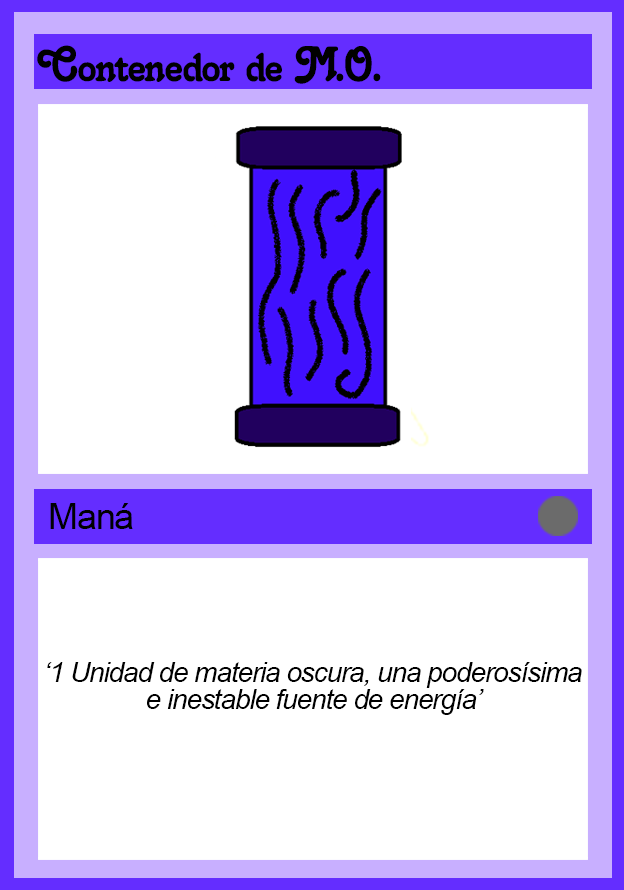
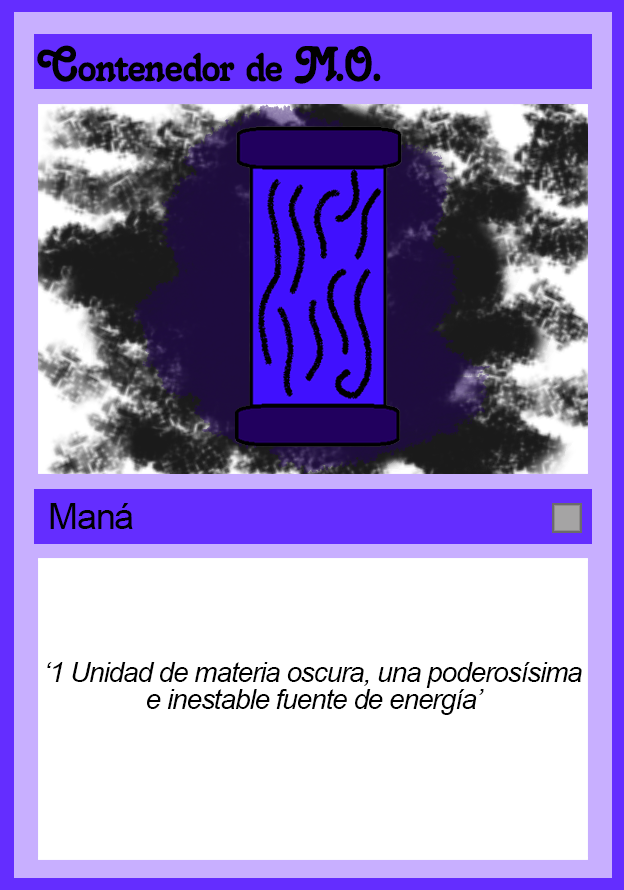
Two versions of the same layered image (w=624, h=890). Layer-by-layer changes:
moved "Rareza" above "Capa 1", painted on it over <box>538,496,582,536</box>
painted on "Capa 1" over <box>38,104,588,474</box>
removed layer "Diseño" over <box>38,104,588,474</box>
